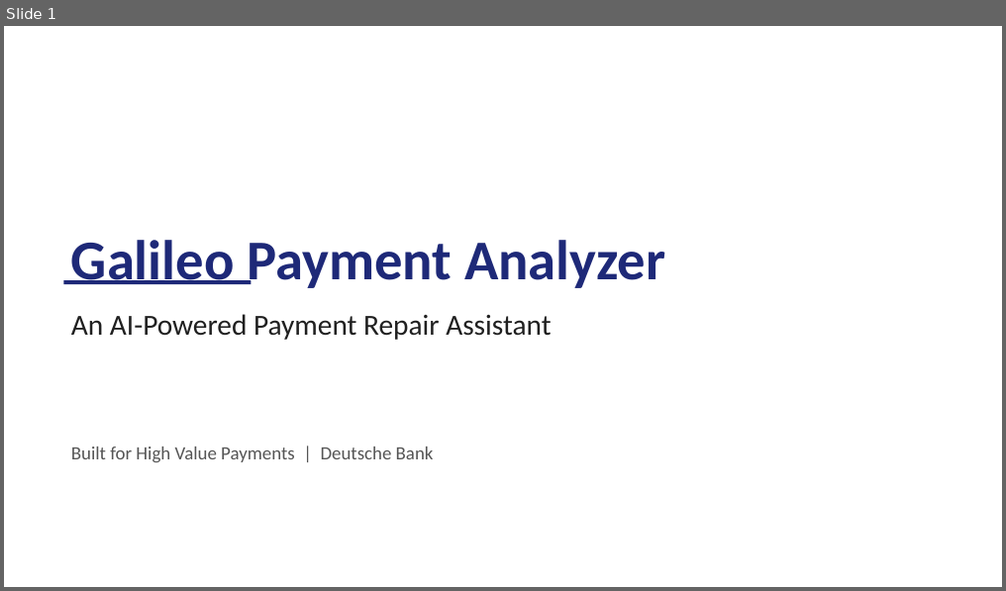
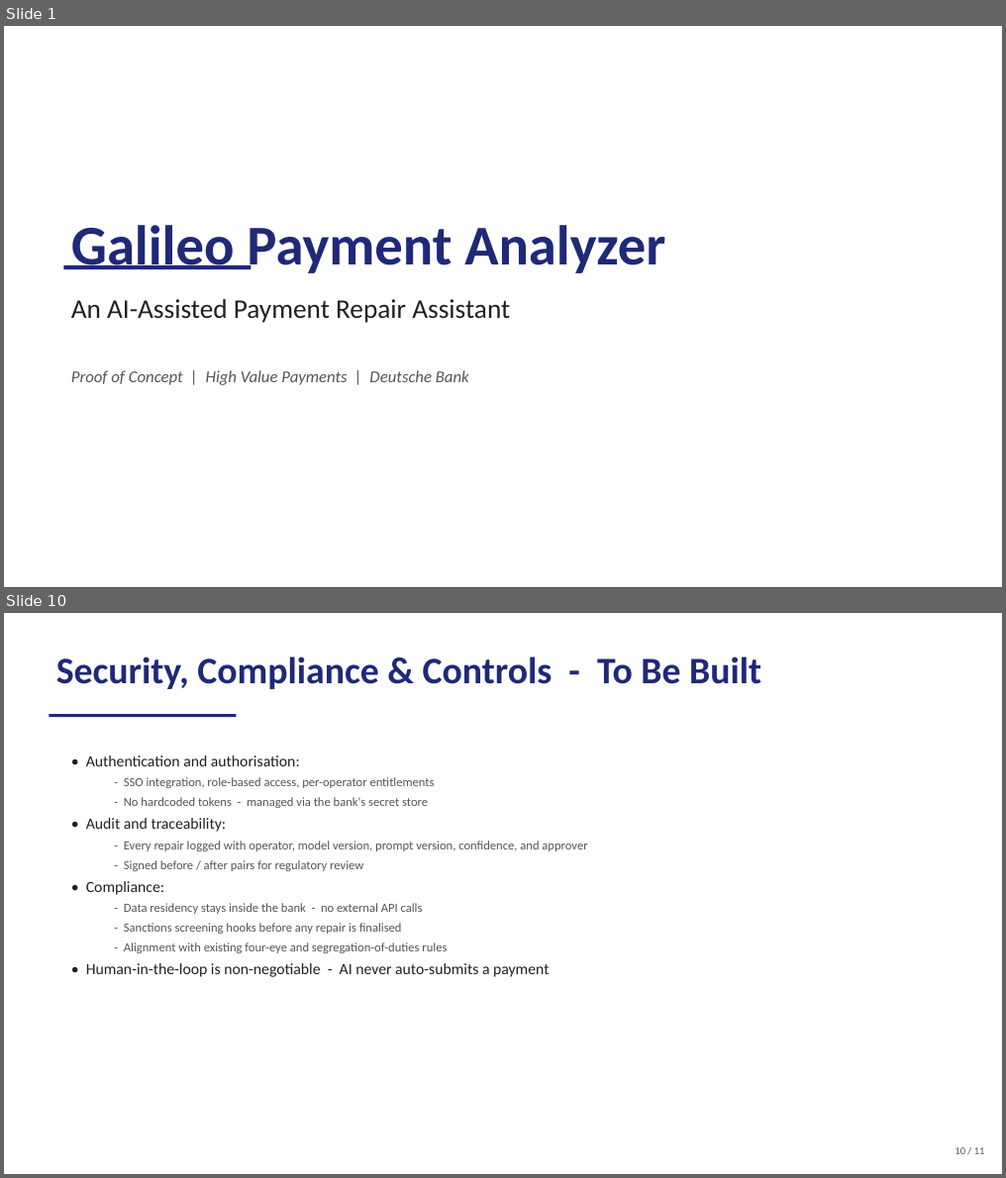
Before and after one commit to AdamJirari/Bank-Game, a slide deck: Galileo_Payment_Analyzer.pptx. Shown one above the other, each under a label of ours: slide 1 before the commit, slides 1 and 10 after it; the slides between them are not shown. The pictures are 1006x591 and 1006x1178 pixels, drawn with LibreOffice and Linux fonts; fonts in the diff are those of the drawing. Boxes give left, top, right and bottom in pixels: in the first picture for what was removed or moved away, otherwise in the second. Text is boxed around its words. In the diff, an @@ line names an element or a change of style, - is before the commit and + after.

```diff
--- a/Galileo_Payment_Analyzer.pptx
+++ b/Galileo_Payment_Analyzer.pptx
@@ slide 10 added at (4,613,1002,1174), background #FFFFFF @@
@@ text added at (56,657,761,689), 36 pt, text #1E2978, bold @@
+Security, Compliance & Controls - To Be Built
@@ rectangle added at (49,714,236,717), fill #1E2978 @@
@@ text added at (86,756,587,977), 12 pt, text #555555 @@
+• Authentication and authorisation:
+  - SSO integration, role-based access, per-operator entitlements
+  - No hardcoded tokens - managed via the bank's secret store
+• Audit and traceability:
+  - Every repair logged with operator, model version, prompt version, confidence, and approver
+  - Signed before / after pairs for regulatory review
+• Compliance:
+  - Data residency stays inside the bank - no external API calls
+  - Sanctions screening hooks before any repair is finalised
+  - Alignment with existing four-eye and segregation-of-duties rules
+• Human-in-the-loop is non-negotiable - AI never auto-submits a payment
@@ text added at (954,1148,985,1155), 10 pt, text #555555 @@
+10 / 11
@@ slide 1 changed as well @@
@@ text "Galileo Payment Analyzer": place and size @@
-text "Galileo Payment Analyzer" at (71,240,665,288)
+text "Galileo Payment Analyzer" at (71,225,665,274)
@@ rectangle: place and size @@
-rectangle at (63,280,252,285)
+rectangle at (63,266,252,271)
@@ text at (71,299,510,323): text changed; size 28 to 26 pt @@
-An AI-Powered Payment Repair Assistant
+An AI-Assisted Payment Repair Assistant
@@ text at (71,371,469,385): text changed; size 18 to 16 pt; italic on @@
-Built for High Value Payments | Deutsche Bank
+Proof of Concept | High Value Payments | Deutsche Bank
```
Also in this commit, not shown: 3 other slides changed, 6 other slides added, 8 slides removed.
